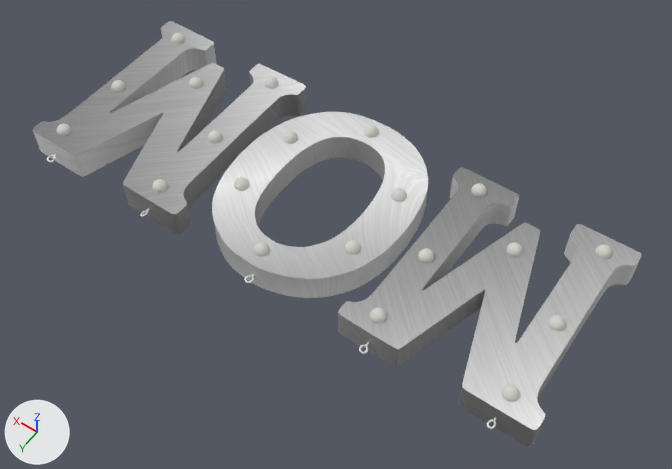
An edit to the Blender file Blender/Sign.blend, drawn before and after from the same camera.
Camera for both pictures: a 50 mm lens placed at (-5.73, 7.59, 11.37), pointed at (-0.44, 0.19, -0.27). The axes (+X, +Y, +Z) are drawn at lower left. The lights are the same throughout.

Objects in the first picture: 'HookSimple.001', 'LightSphere', 'LightSphere.001', 'LightSphere.002', 'LightSphere.003', 'LightSphere.013', 'LightSphere.014', 'LightSphere.017', 'LightSphere.019', 'M1', 'M2', 'O1'.
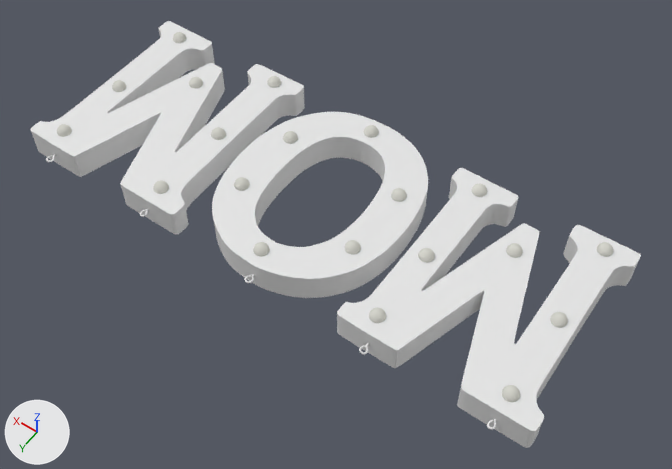
Boxes [x1, y1, x2, y2] around the edits, measured in the pictures (672 x 469 px):
'M1', recoloured, moved (grey to white): before [338, 167, 642, 447]; after [337, 168, 641, 448]
'M2', recoloured, surface changed, moved (grey to white): before [33, 21, 307, 234]; after [30, 21, 305, 234]
'O1', recoloured (grey to white): [212, 112, 427, 295] in both
'LightSphere.001', moved: before [548, 315, 566, 331]; after [550, 312, 568, 328]
'LightSphere.002', moved: before [501, 384, 520, 402]; after [502, 385, 520, 402]
'LightSphere', moved: before [595, 244, 612, 259]; after [597, 242, 613, 257]
'LightSphere.004', moved: before [370, 307, 387, 323]; after [369, 307, 386, 323]
'LightSphere.014', moved: before [208, 130, 223, 143]; after [211, 127, 226, 140]
'LightSphere.003', moved: before [506, 242, 523, 257]; after [506, 243, 523, 258]
'LightSphere.005', moved: before [418, 248, 434, 263]; after [418, 248, 435, 263]
'LightSphere.015', moved: before [152, 179, 168, 193]; after [153, 180, 169, 194]
'LightSphere.006', moved: before [471, 183, 487, 197]; after [472, 183, 487, 197]
'LightSphere.013', moved: before [264, 77, 278, 89]; after [267, 76, 281, 88]
'LightSphere.017', moved: before [56, 124, 72, 136]; after [57, 124, 72, 137]
'LightSphere.018', moved: before [111, 80, 126, 92]; after [112, 80, 126, 92]
'LightSphere.019', moved: before [171, 33, 185, 44]; after [173, 32, 186, 43]
'LightSphere.016', moved: [189, 77, 203, 89] in both
'HookSimple', moved: before [487, 418, 496, 429]; after [487, 419, 496, 430]
'HookSimple.001', moved: before [359, 342, 369, 354]; after [359, 343, 369, 355]
'HookSimple.004', moved: before [47, 153, 57, 163]; after [46, 154, 56, 162]
'HookSimple.003', moved: before [140, 208, 150, 217]; after [140, 209, 148, 217]

The edits, one by one:
me_cunurbspath_005 has 790 vertices, 763 faces and spans x -1.59..1.59, y -1.75..1.75, z -0.25..0.25.
me_cunurbspath_005 no longer uses material mat_silver_brushed_metal_texture_768x768_jpg (picture img_silver_brushed_metal_texture_768x768_jpg).
me_cunurbspath_004 has 580 vertices, 555 faces and spans x -1.52..1.52, y -1.77..1.77, z -0.25..0.25.
me_cunurbspath_004 no longer uses material mat_silver_brushed_metal_texture_768x768_jpg (picture img_silver_brushed_metal_texture_768x768_jpg).
me_cunurbspath_001 has 790 vertices, 763 faces and spans x -1.59..1.59, y -1.75..1.75, z -0.25..0.25.
me_cunurbspath_001 is used by ob_m2; location (3.14, -0.09, 0.0).
me_cunurbspath_001 no longer uses material mat_silver_brushed_metal_texture_768x768_jpg (picture img_silver_brushed_metal_texture_768x768_jpg).
me_cunurbspath_001 part 1: texture (UV) coordinates of 763 of 763 faces, centred in x -1.59..1.59, y -1.75..1.75, z -0.25..0.25, changed; they spanned u 0.0..1.0, v 0.0..0.94 and now span u 0.0..0.99, v 0.04..0.99.
In object 'HookSimple.001' (ob_hooksimple_001), parent is now set to ob_m1.
Object 'HookSimple' (ob_hooksimple) moves from (-4.123, 1.679, 0.0) to (-1.049, 1.75, 0.0).
Object 'LightSphere.019' (ob_lightsphere_019) moves from (4.25, -1.466, 0.247) to (1.078, -1.432, 0.247).
Object 'LightSphere.017' (ob_lightsphere_017) moves from (4.259, 1.359, 0.247) to (1.079, 1.433, 0.247).
Object 'LightSphere.014' (ob_lightsphere_014) moves from (2.119, 0.0244, 0.247) to (-1.047, 0.00555, 0.247).
Object 'LightSphere.013' (ob_lightsphere_013) moves from (2.165, -1.53, 0.247) to (-1.032, -1.51, 0.247).
Object 'LightSphere.003' (ob_lightsphere_003) moves from (-3.016, -0.787, 0.247) to (0.0573, -0.707, 0.247).
Object 'LightSphere.002' (ob_lightsphere_002) moves from (-4.136, 1.354, 0.247) to (-1.063, 1.426, 0.247).
Object 'LightSphere.001' (ob_lightsphere_001) moves from (-4.129, 0.00555, 0.247) to (-1.047, 0.00555, 0.247).
Object 'LightSphere' (ob_lightsphere) moves from (-4.113, -1.526, 0.247) to (-1.032, -1.51, 0.247).
Object 'M1' (ob_m1) moves from (-3.09, -0.09, 0.0) to (-3.08, -0.07, 0.0).
Object 'M2' (ob_m2) moves from (3.14, -0.09, 0.0) to (3.17, -0.07, 0.0).
